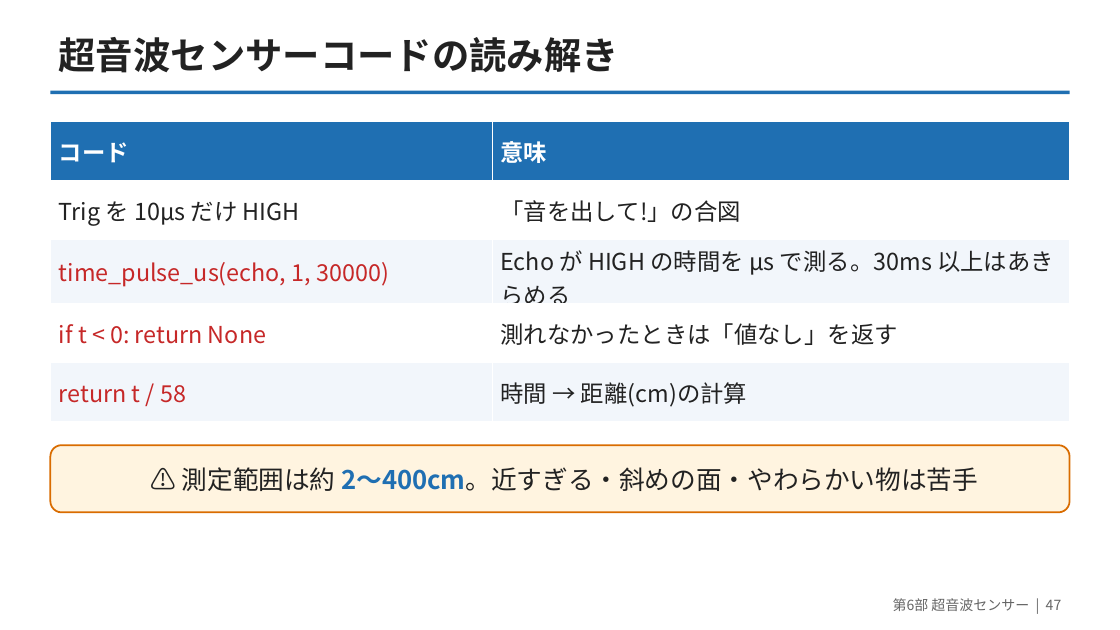
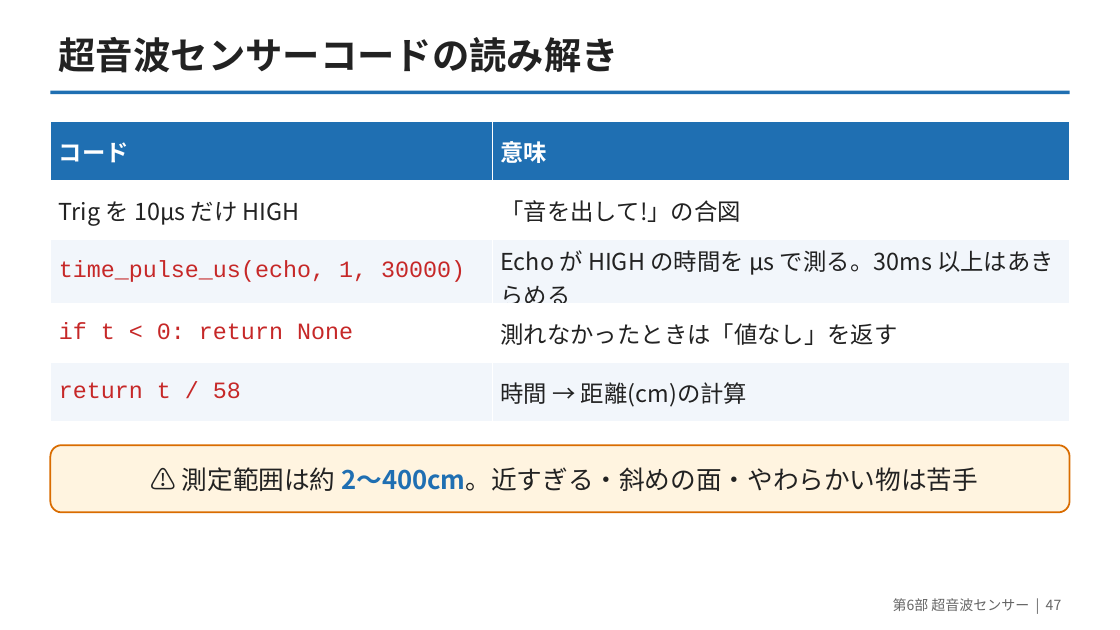
Before and after one commit to yuracode/isiot, a slide deck: slide 47 of slides/pico_sensor_intro.pptx. Drawn at 1120x630 pixels with LibreOffice and Linux fonts; fonts in the diff are those of the drawing. Boxes give left, top, right and bottom in pixels: in the first picture for what was removed or moved away, otherwise in the second. Text is boxed around its words. In the diff, an @@ line names an element or a change of style, - is before the commit and + after.

```diff
--- a/slides/pico_sensor_intro.pptx
+++ b/slides/pico_sensor_intro.pptx
@@ table at (50,122,1070,416) @@
@@ font Noto Sans CJK JP to Courier New in "time_pulse_us(echo, 1, 30000)", "if t < 0: return None", "return t / 58" @@
```
Also in this commit, not shown: 36 other slides changed, 2 other files.
